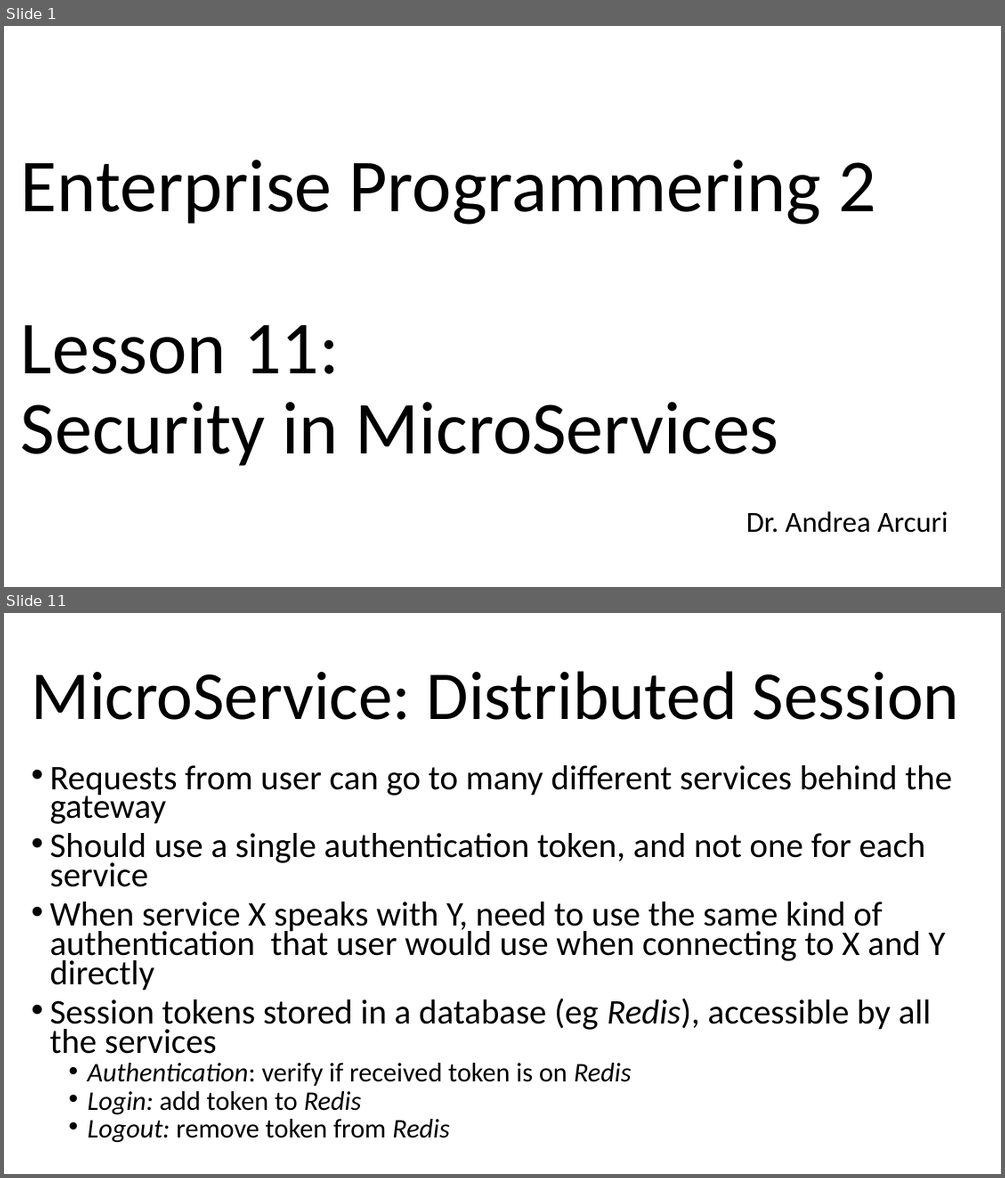
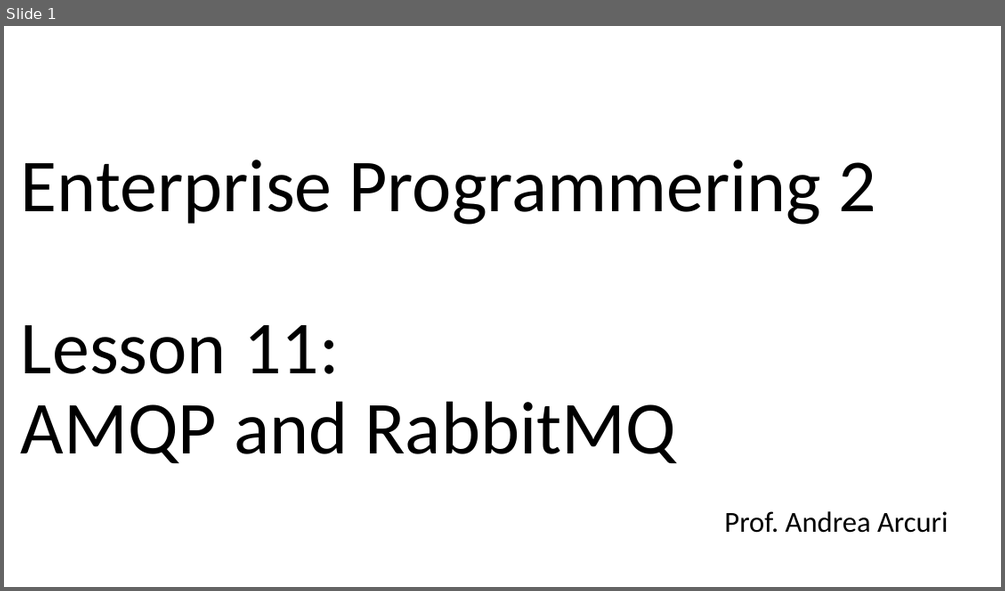
Before and after one commit to arcuri82/testing_security_development_enterprise_systems, a slide deck: doc/advanced/slides/lesson_11.pptx. Shown one above the other, each under a label of ours: slides 1 and 11 before the commit, slide 1 after it; the slides between them are not shown. The pictures are 1005x1178 and 1005x591 pixels, drawn with LibreOffice and Linux fonts; fonts in the diff are those of the drawing. Boxes give left, top, right and bottom in pixels: in the first picture for what was removed or moved away, otherwise in the second. Text is boxed around its words. In the diff, an @@ line names an element or a change of style, - is before the commit and + after.

```diff
--- a/doc/advanced/slides/lesson_11.pptx
+++ b/doc/advanced/slides/lesson_11.pptx
@@ slide 11 removed at (x1=4, y1=613, x2=1001, y2=1174), background #FFFFFF @@
@@ title removed at (x1=32, y1=671, x2=959, y2=720) @@
-MicroService: Distributed Session
@@ text removed at (x1=50, y1=765, x2=952, y2=1142) @@
-• Requests from user can go to many different services behind the gateway
-• Should use a single authentication token, and not one for each service
-• When service X speaks with Y, need to use the same kind of authentication that user would use when connecting to X and Y directly
-• Session tokens stored in a database (eg Redis), accessible by all the services
-  • Authentication: verify if received token is on Redis
-  • Login: add token to Redis
-  • Logout: remove token from Redis
@@ slide 1 changed as well @@
@@ title at (x1=21, y1=160, x2=876, y2=463): text changed @@
-Enterprise Programmering 2
-Lesson 11:
-Security in MicroServices
+Enterprise Programmering 2
+Lesson 11:
+AMQP and RabbitMQ
@@ subtitle at (x1=724, y1=511, x2=948, y2=532): text changed @@
-Dr. Andrea Arcuri
+Prof. Andrea Arcuri
```
Also in this commit, not shown: 2 other slides changed, 7 slides added, 9 other slides removed, 17 other files.
